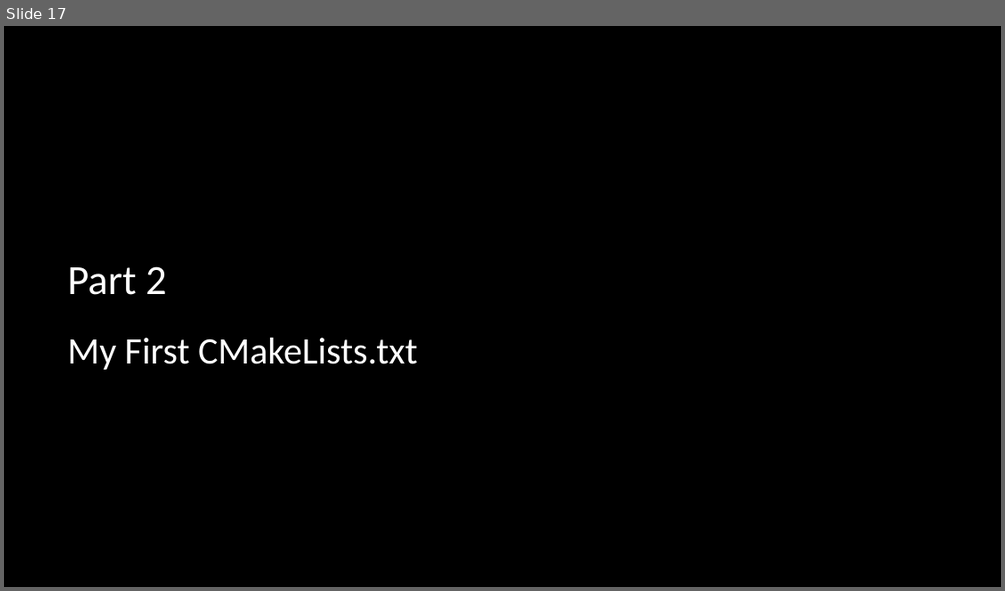
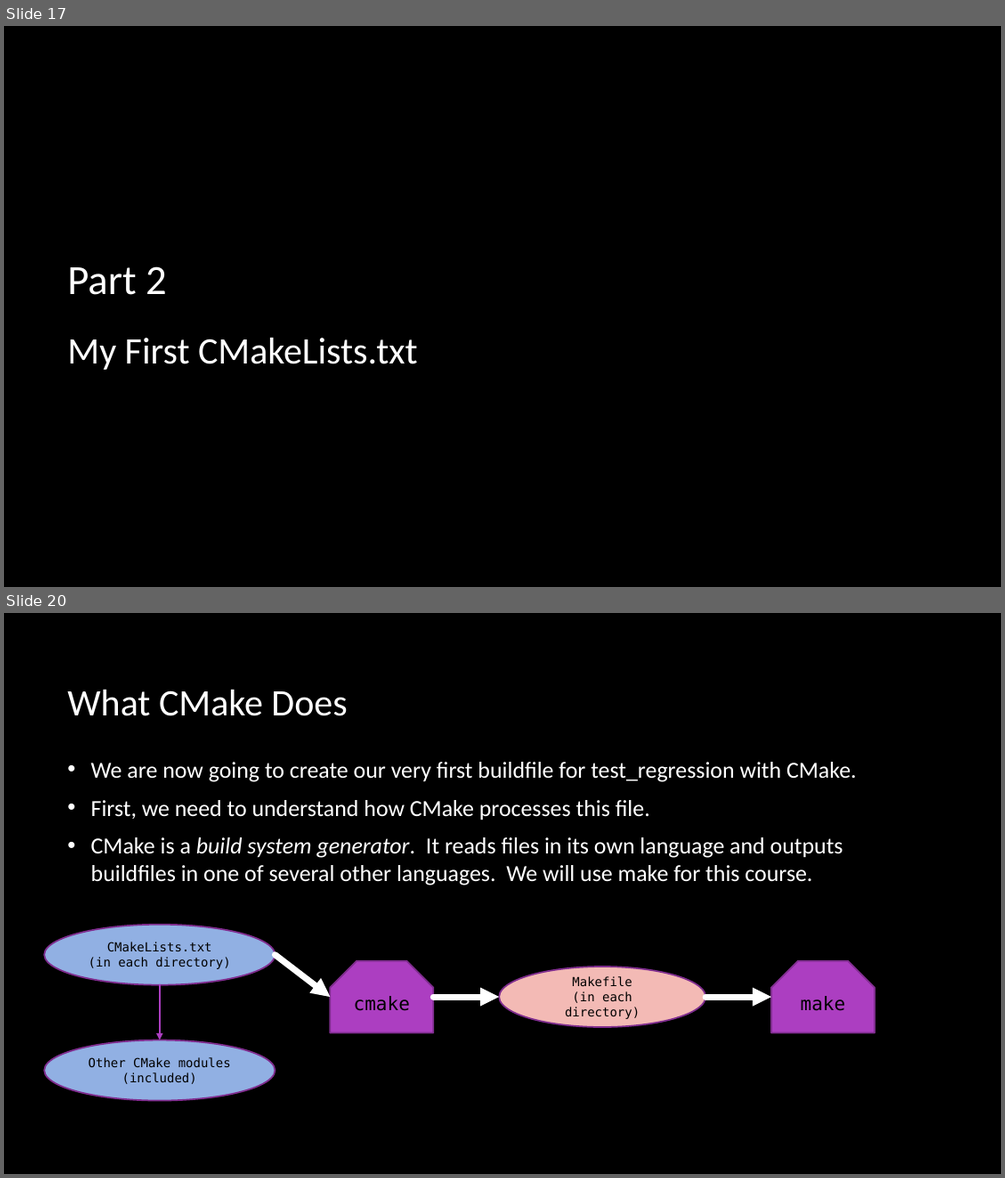
Before and after one commit to multiplemonomials/CMakeTraining, a slide deck: Session 1 - CMake and Building CXX.pptx. Shown one above the other, each under a label of ours: slide 17 before the commit, slides 17 and 20 after it; the slides between them are not shown. The pictures are 1005x591 and 1005x1178 pixels, drawn with LibreOffice and Linux fonts; fonts in the diff are those of the drawing; background and template pictures are left out. Boxes give left, top, right and bottom in pixels: in the first picture for what was removed or moved away, otherwise in the second. Text is boxed around its words. In the diff, an @@ line names an element or a change of style, - is before the commit and + after.

```diff
--- a/Session 1 - CMake and Building CXX.pptx
+++ b/Session 1 - CMake and Building CXX.pptx
@@ slide 20 added at [4, 613, 1001, 1174], background picture (left out) @@
@@ title added at [67, 690, 347, 716], 36 pt, text #FFFFFF @@
+What CMake Does
@@ text added at [91, 762, 857, 885], 22.2 pt, text #FFFFFF @@
+• We are now going to create our very first buildfile for test_regression with CMake.
+• First, we need to understand how CMake processes this file.
+• CMake is a build system generator. It reads files in its own language and outputs buildfiles in one of several other languages. We will use make for this course.
@@ ellipse added at [44, 925, 275, 985], fill #91B0E3, outline #7F2E8F 1.5 pt, 12 pt, text #000000 @@
+CMakeLists.txt
+(in each directory)
@@ arrow added from (275, 955) to (330, 997), #FFFFFF 6 pt @@
@@ arrow added from (160, 985) to (160, 1040), #AC3EC1 2.25 pt @@
@@ snip same rect added at [330, 961, 433, 1032], fill #AC3EC1, outline #7F2E8F 1.5 pt, 18 pt, text #000000 @@
+cmake
@@ ellipse added at [499, 966, 705, 1027], fill #F3BAB5, outline #7F2E8F 1.5 pt, 12 pt, text #000000 @@
+Makefile
+(in each directory)
@@ snip same rect added at [771, 961, 874, 1032], fill #AC3EC1, outline #7F2E8F 1.5 pt, 18 pt, text #000000 @@
+make
@@ arrow added from (433, 997) to (499, 997), #FFFFFF 6 pt @@
@@ arrow added from (705, 997) to (771, 997), #FFFFFF 6 pt @@
@@ ellipse added at [44, 1040, 275, 1101], fill #91B0E3, outline #7F2E8F 1.5 pt, 12 pt, text #000000 @@
+Other CMake modules (included)
```
Also in this commit, not shown: 2 slides changed, 17 other slides added, 1 slide removed, 2 other files.
